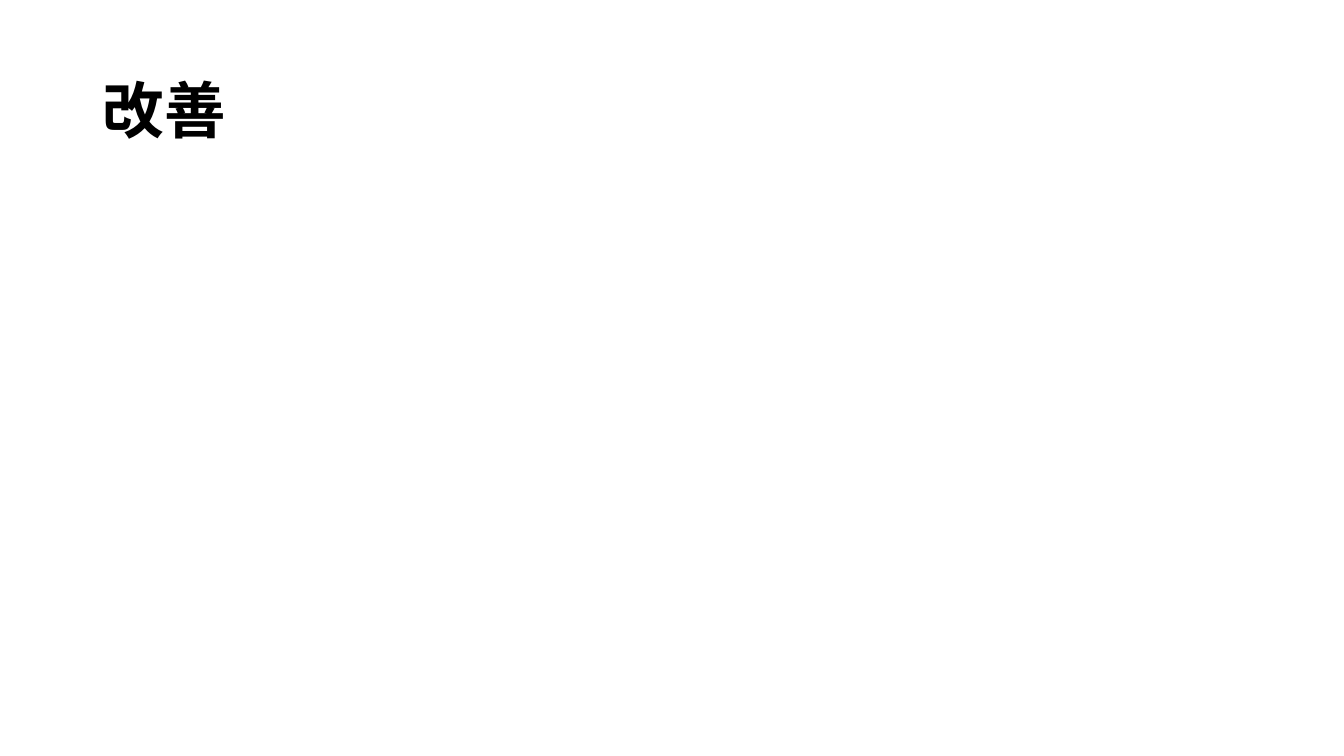
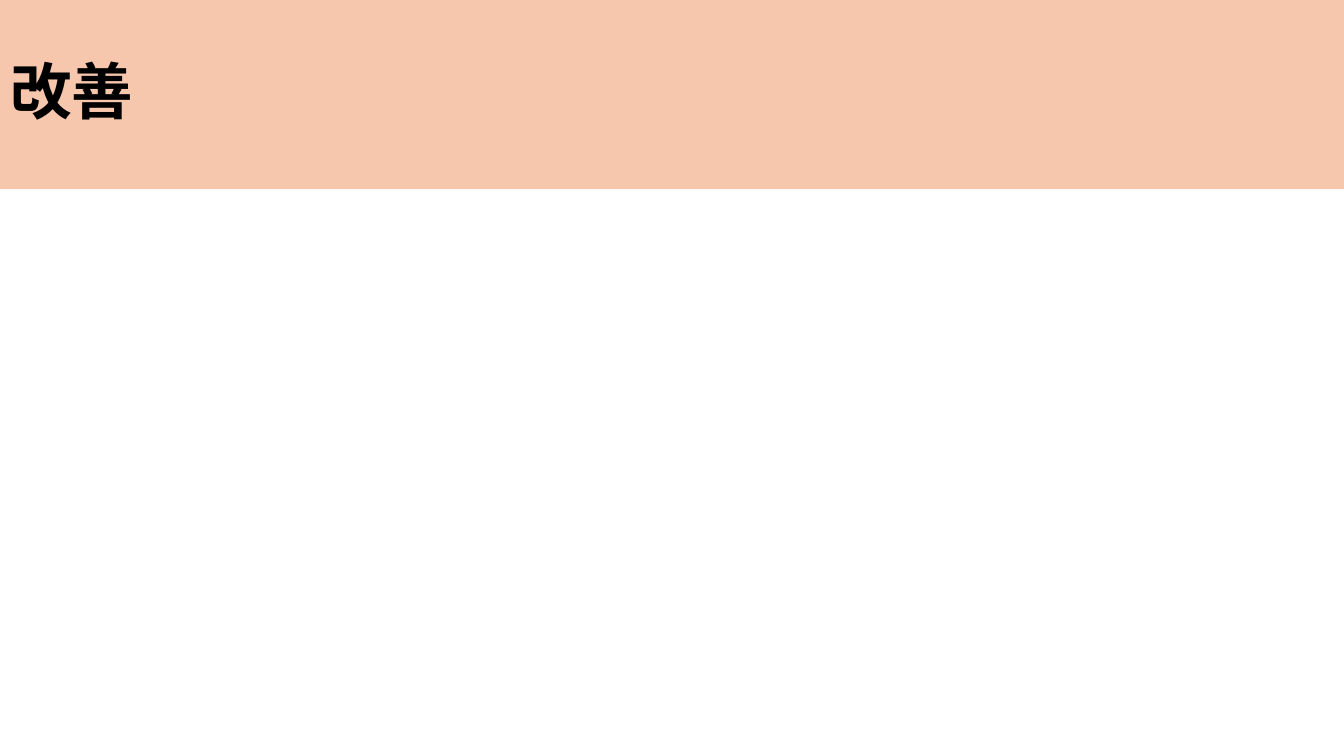
Before and after one commit to ShinjoHirofumi/flutter_application_1, a slide deck: slide 7 of quiz_眞城博文20250507.pptx. Drawn at 1344x756 pixels with LibreOffice and Linux fonts; fonts in the diff are those of the drawing. Boxes give left, top, right and bottom in pixels: in the first picture for what was removed or moved away, otherwise in the second. Text is boxed around its words. In the diff, an @@ line names an element or a change of style, - is before the commit and + after.

```diff
--- a/quiz_眞城博文20250507.pptx
+++ b/quiz_眞城博文20250507.pptx
@@ title "改善": place and size @@
-title "改善" at <box>102,80,225,139</box>
+title "改善" at <box>0,0,1344,189</box>
@@ title "改善" at <box>0,0,1344,189</box>: fill none to #F6C6AD @@
```
Also in this commit, not shown: 6 other slides changed.
